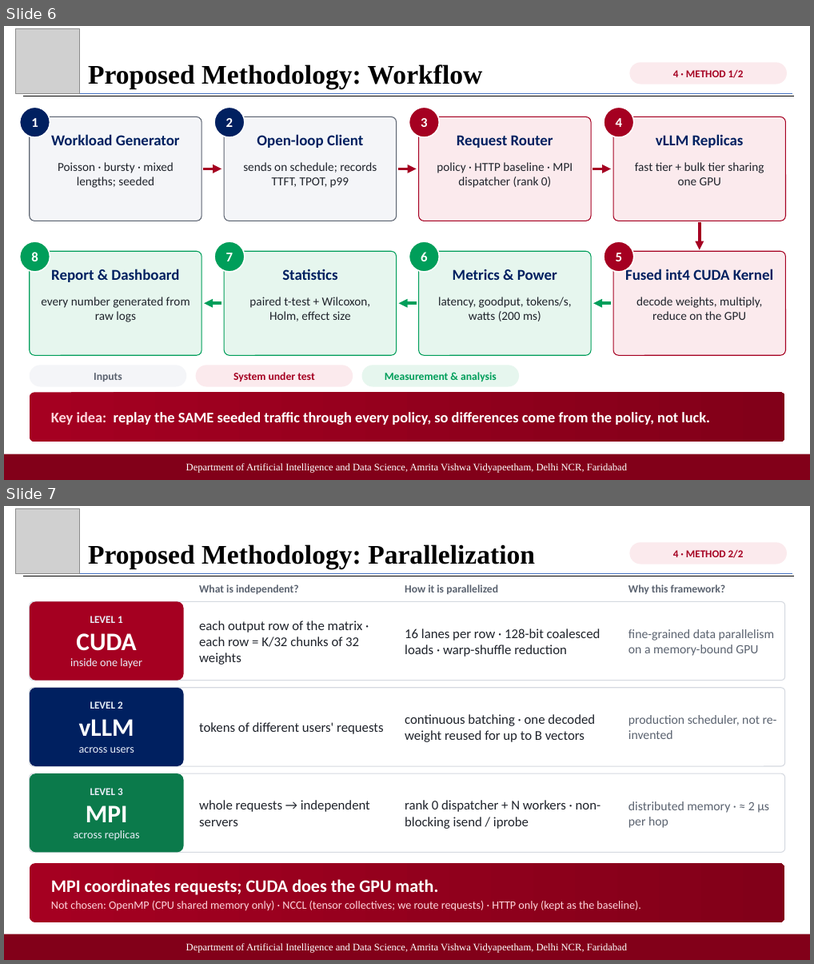
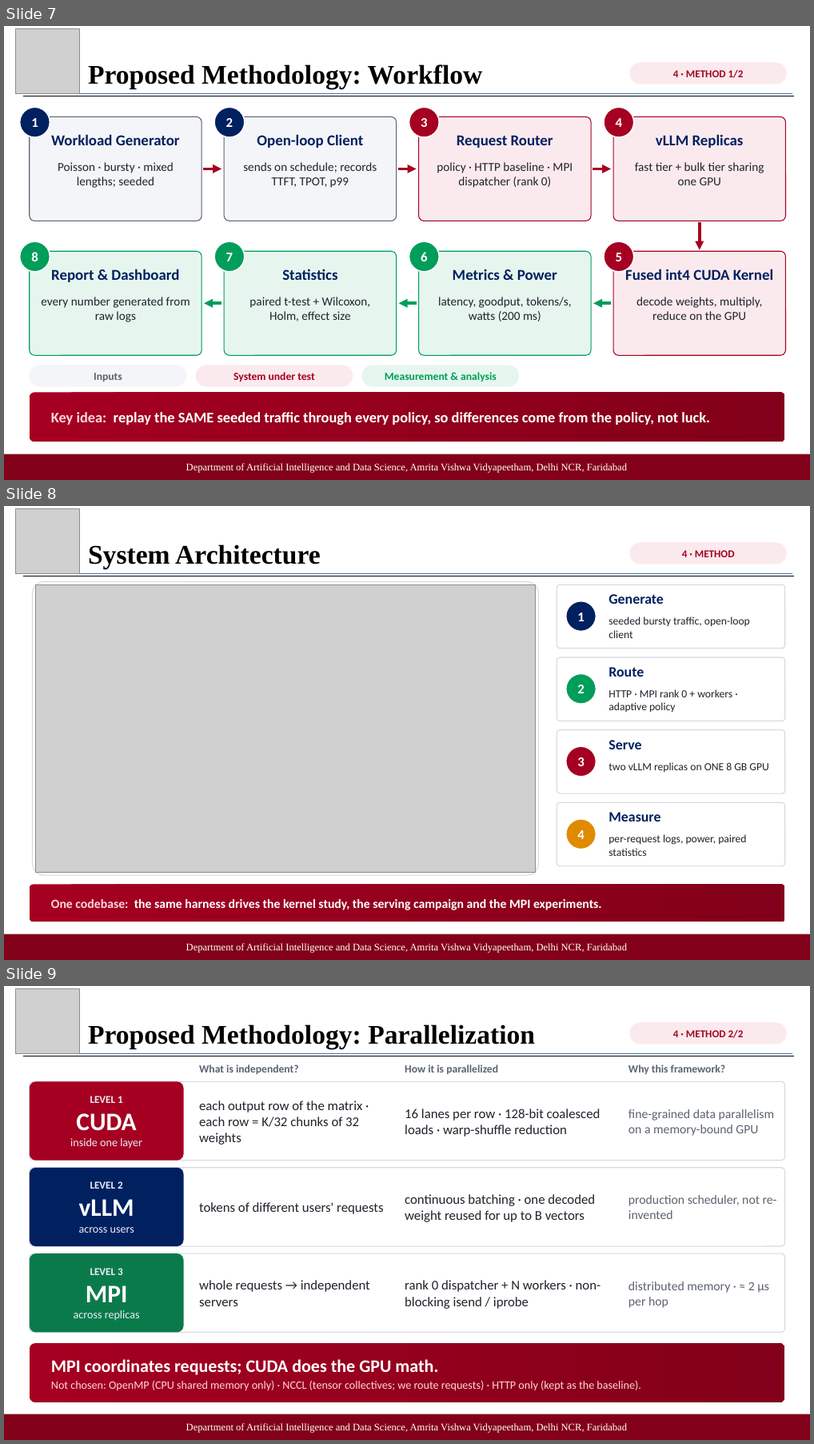
Before and after one commit to Likhith1807/Inferno-Adaptive-LLM-Inference-Serving, a slide deck: docs/Inferno_Final_Presentation_2026.pptx. Shown one above the other, each under a label of ours: slides 6 and 7 before the commit, slides 7, 8 and 9 after it. The pictures are 814x964 and 814x1444 pixels, drawn with LibreOffice and Linux fonts; fonts in the diff are those of the drawing; grey boxes stand for pictures. Boxes give left, top, right and bottom in pixels: in the first picture for what was removed or moved away, otherwise in the second. Text is boxed around its words. In the diff, an @@ line names an element or a change of style, - is before the commit and + after.

```diff
--- a/docs/Inferno_Final_Presentation_2026.pptx
+++ b/docs/Inferno_Final_Presentation_2026.pptx
@@ slide 8 added at <box>4,506,810,960</box>, background #FFFFFF @@
@@ picture added at <box>15,509,80,573</box> @@
@@ text added at <box>88,544,321,568</box>, 32 pt, text #000000, bold @@
+System Architecture
@@ rounded rectangle added at <box>630,542,787,564</box>, fill #FBEAED, 12.5 pt, text #A50021, bold @@
+4 · METHOD
@@ line added from (22, 573) to (793, 573), #4472C4 0.5 pt @@
@@ line added from (22, 576) to (794, 576), #000000 1 pt @@
@@ rounded rectangle added at <box>33,582,538,875</box>, fill #FFFFFF, outline #D5D9E0 1 pt @@
@@ picture added at <box>35,584,536,872</box> @@
@@ rounded rectangle added at <box>557,584,786,648</box>, fill #FFFFFF, outline #D5D9E0 1 pt @@
@@ ellipse added at <box>566,601,596,632</box>, fill #002060, outline #FFFFFF 1.5 pt, 16 pt, text #FFFFFF, bold @@
+1
@@ text added at <box>609,594,664,604</box>, 17 pt, text #002060, bold @@
+Generate
@@ text added at <box>609,616,750,638</box>, 13 pt, text #1F232B @@
+seeded bursty traffic, open-loop client
@@ rounded rectangle added at <box>557,657,786,720</box>, fill #FFFFFF, outline #D5D9E0 1 pt @@
@@ ellipse added at <box>566,673,596,704</box>, fill #009E5A, outline #FFFFFF 1.5 pt, 16 pt, text #FFFFFF, bold @@
+2
@@ text added at <box>609,667,644,676</box>, 17 pt, text #002060, bold @@
+Route
@@ text added at <box>609,689,733,712</box>, 13 pt, text #1F232B @@
+HTTP · MPI rank 0 + workers · adaptive policy
@@ rounded rectangle added at <box>557,730,786,793</box>, fill #FFFFFF, outline #D5D9E0 1 pt @@
@@ text added at <box>609,740,642,749</box>, 17 pt, text #002060, bold @@
+Serve
@@ ellipse added at <box>566,746,596,776</box>, fill #A50021, outline #FFFFFF 1.5 pt, 16 pt, text #FFFFFF, bold @@
+3
@@ text added at <box>609,762,769,772</box>, 13 pt, text #1F232B @@
+two vLLM replicas on ONE 8 GB GPU
@@ rounded rectangle added at <box>557,803,786,866</box>, fill #FFFFFF, outline #D5D9E0 1 pt @@
@@ text added at <box>609,812,661,821</box>, 17 pt, text #002060, bold @@
+Measure
@@ ellipse added at <box>566,819,596,849</box>, fill #E08A00, outline #FFFFFF 1.5 pt, 16 pt, text #FFFFFF, bold @@
+4
@@ text added at <box>609,834,746,856</box>, 13 pt, text #1F232B @@
+per-request logs, power, paired statistics
@@ rounded rectangle added at <box>30,884,786,922</box>, fill gradient #A50021 to #820019 @@
@@ text added at <box>51,899,602,910</box>, 15 pt, text #FFFFFF, bold @@
+One codebase: the same harness drives the kernel study, the serving campaign and the MPI experiments.
@@ rectangle added at <box>4,934,810,960</box>, fill #820019, 12 pt, text #FFFFFF @@
+Department of Artificial Intelligence and Data Science, Amrita Vishwa Vidyapeetham, Delhi NCR, Faridabad
@@ page number added at <box>744,933,749,945</box>, 12 pt, text #8C8C8C @@
+8
@@ what was slide 6 is now slide 7 @@
@@ what was slide 7 is now slide 9 @@
```
Also in this commit, not shown: 5 other slides added, 1 other file.
